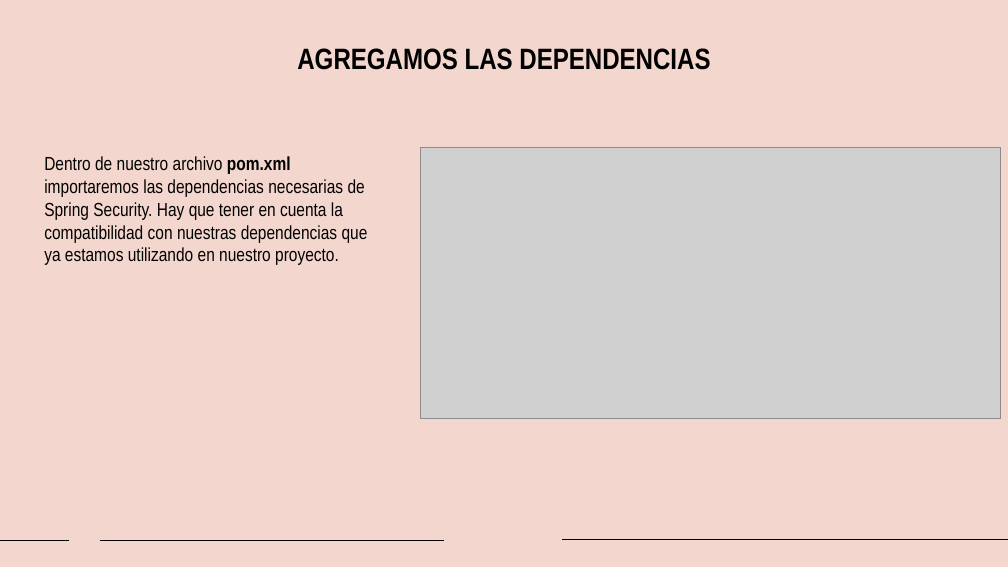
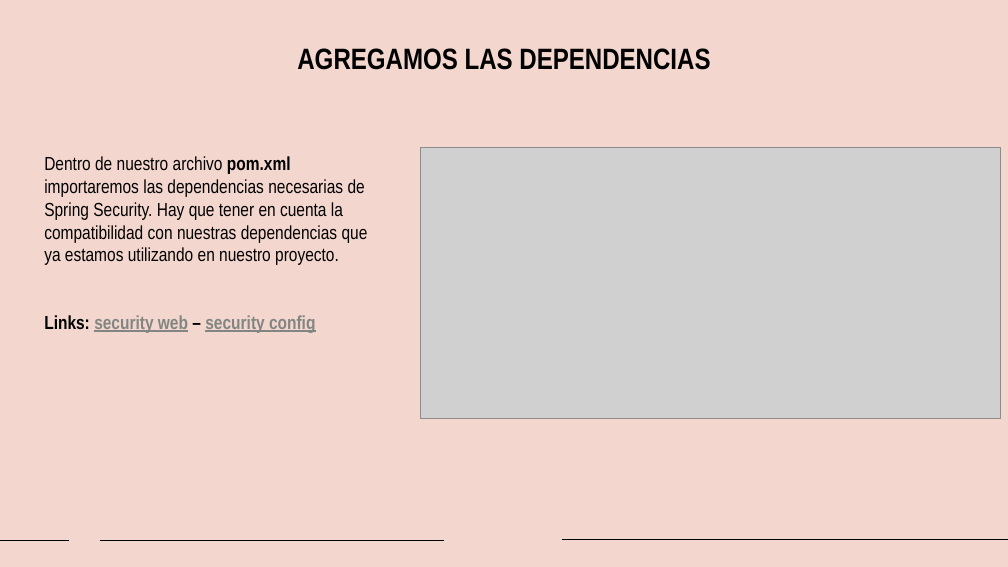
Before and after one commit to SoraBeat/TPINT_GRUPO8_PROGAVANZ1, a slide deck: slide 7 of Presentación.pptx. Drawn at 1008x567 pixels with LibreOffice and Linux fonts; fonts in the diff are those of the drawing; grey boxes stand for pictures. Boxes give left, top, right and bottom in pixels: in the first picture for what was removed or moved away, otherwise in the second. Text is boxed around its words. In the diff, an @@ line names an element or a change of style, - is before the commit and + after.

```diff
--- a/Presentación.pptx
+++ b/Presentación.pptx
@@ text at (44,315,315,333): paragraph added @@
+Links: security web – security config
```
Also in this commit, not shown: 6 other slides changed.
